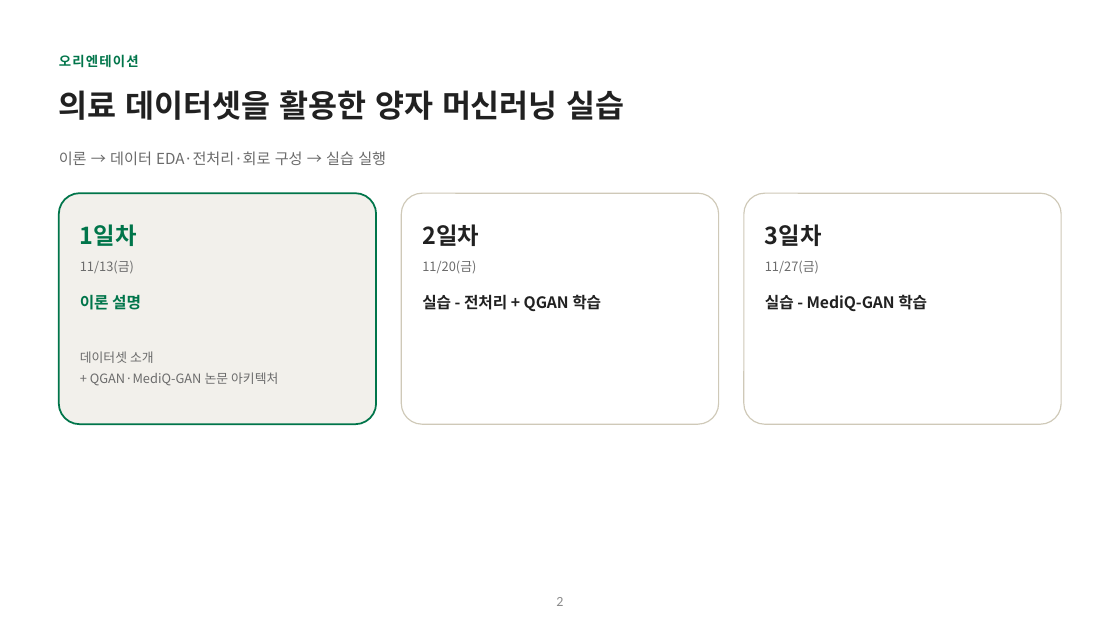
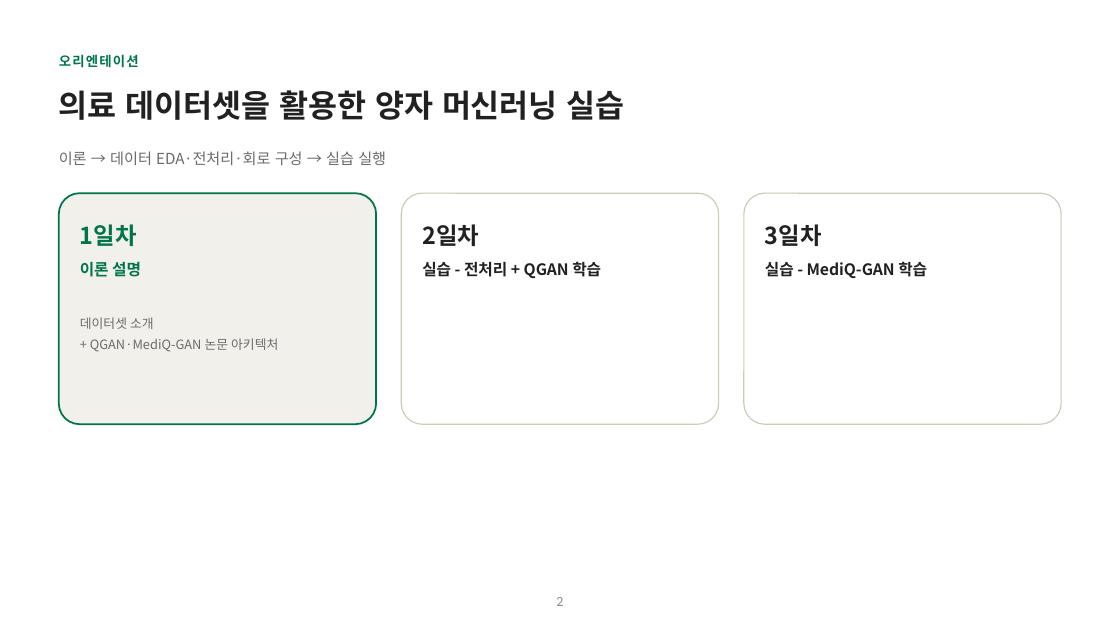
Before and after one commit to hyunhp/skin_disease_qml, a slide deck: slide 2 of practice/day1_slides/day1_theory_slides.pptx. Drawn at 1120x630 pixels with LibreOffice and Linux fonts; fonts in the diff are those of the drawing. Boxes give left, top, right and bottom in pixels: in the first picture for what was removed or moved away, otherwise in the second. Text is boxed around its words. In the diff, an @@ line names an element or a change of style, - is before the commit and + after.

```diff
--- a/practice/day1_slides/day1_theory_slides.pptx
+++ b/practice/day1_slides/day1_theory_slides.pptx
@@ text removed at (80,261,134,274) @@
-11/13(금)
@@ text removed at (422,261,476,273) @@
-11/20(금)
@@ 4 texts: place and size @@
-4 texts at (80,294,927,386)
+4 texts at (80,261,927,352)
@@ text removed at (765,260,819,274) @@
-11/27(금)
```
Also in this commit, not shown: 9 other files.
